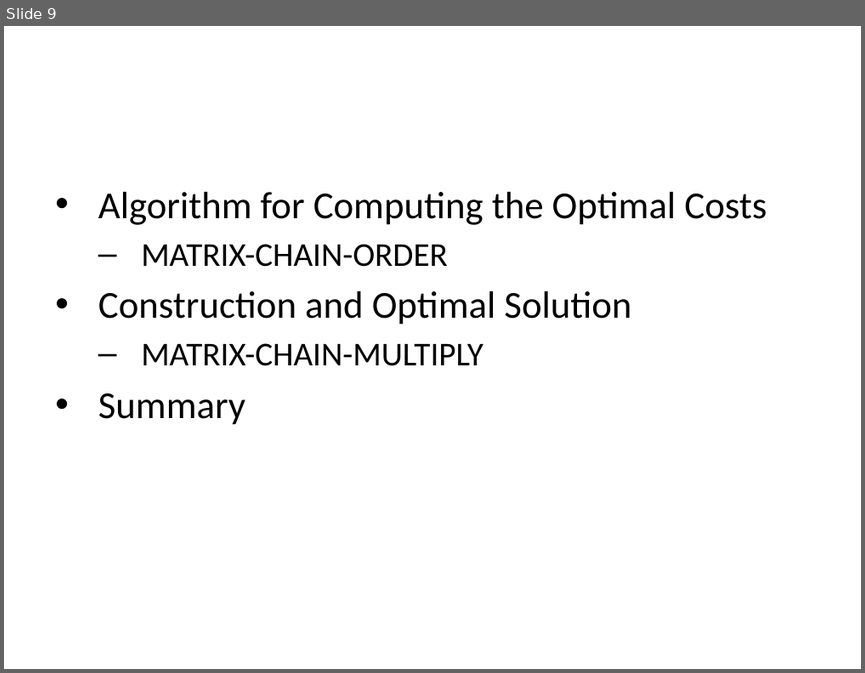
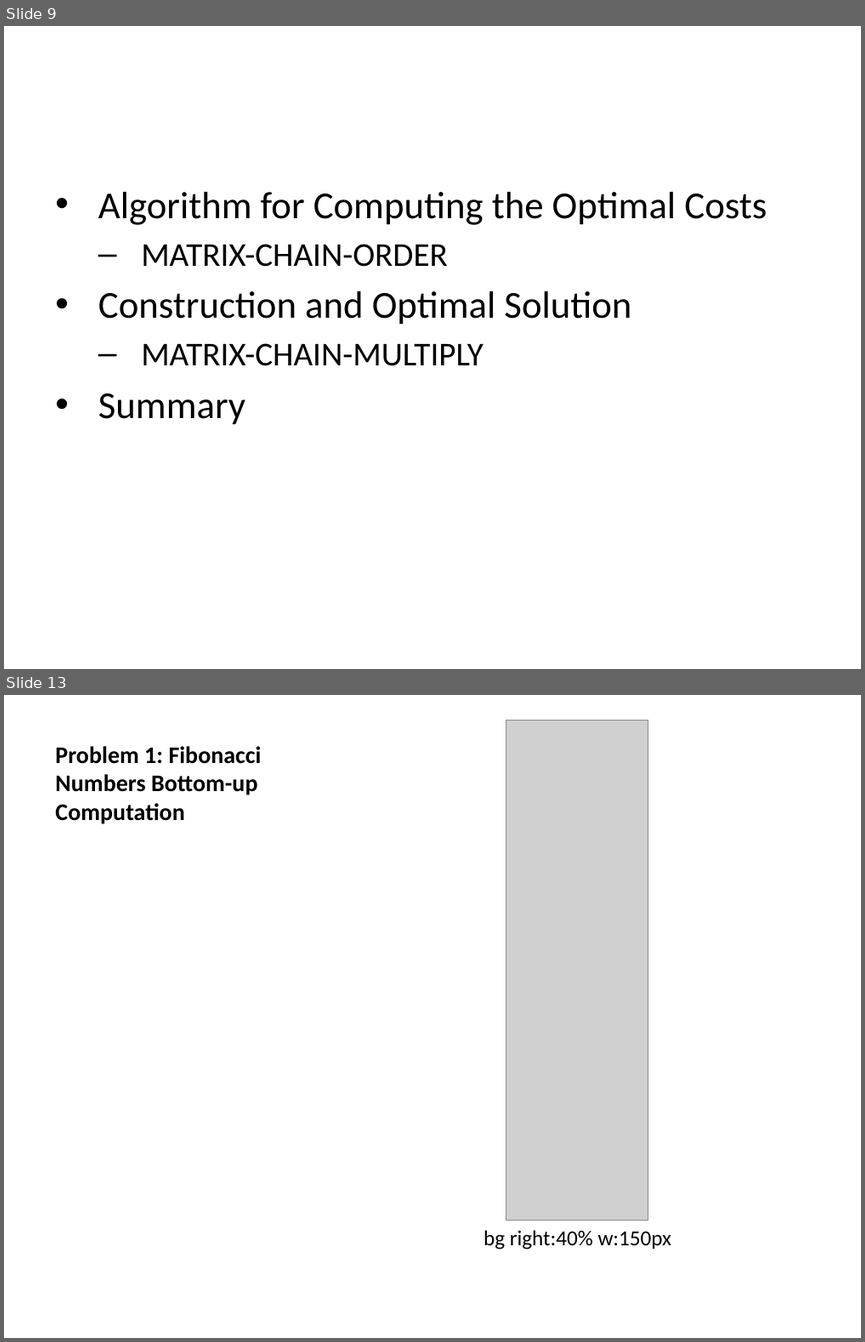
Before and after one commit to ucoruh/ce100-algorithms-and-programming-II, a slide deck: docs/week-5/ce100-week-5-dp.md_word.pptx. Shown one above the other, each under a label of ours: slide 9 before the commit, slides 9 and 13 after it; the slides between them are not shown. The pictures are 865x673 and 865x1342 pixels, drawn with LibreOffice and Linux fonts; fonts in the diff are those of the drawing; grey boxes stand for pictures. Boxes give left, top, right and bottom in pixels: in the first picture for what was removed or moved away, otherwise in the second. Text is boxed around its words. In the diff, an @@ line names an element or a change of style, - is before the commit and + after.

```diff
--- a/docs/week-5/ce100-week-5-dp.md_word.pptx
+++ b/docs/week-5/ce100-week-5-dp.md_word.pptx
@@ slide 13 added at box(4, 695, 861, 1338), background #FFFFFF @@
@@ picture added at box(506, 720, 647, 1219) @@
@@ title added at box(55, 746, 262, 824), 20 pt, text #000000, bold @@
+Problem 1: Fibonacci Numbers Bottom-up Computation
@@ text added at box(483, 1230, 672, 1249), 18 pt, text #000000 @@
+bg right:40% w:150px
```
Also in this commit, not shown: 39 other slides added, 22 other files.
